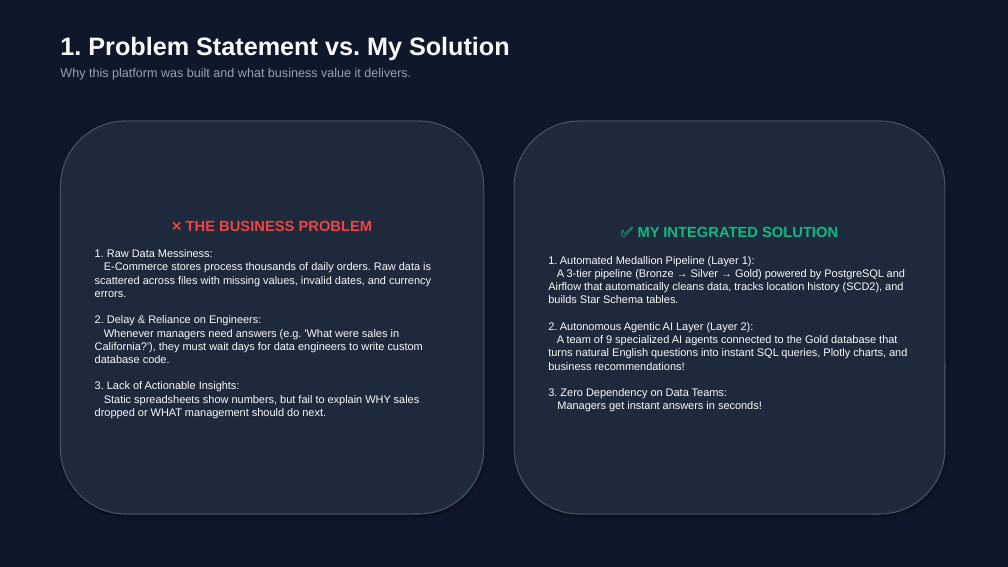
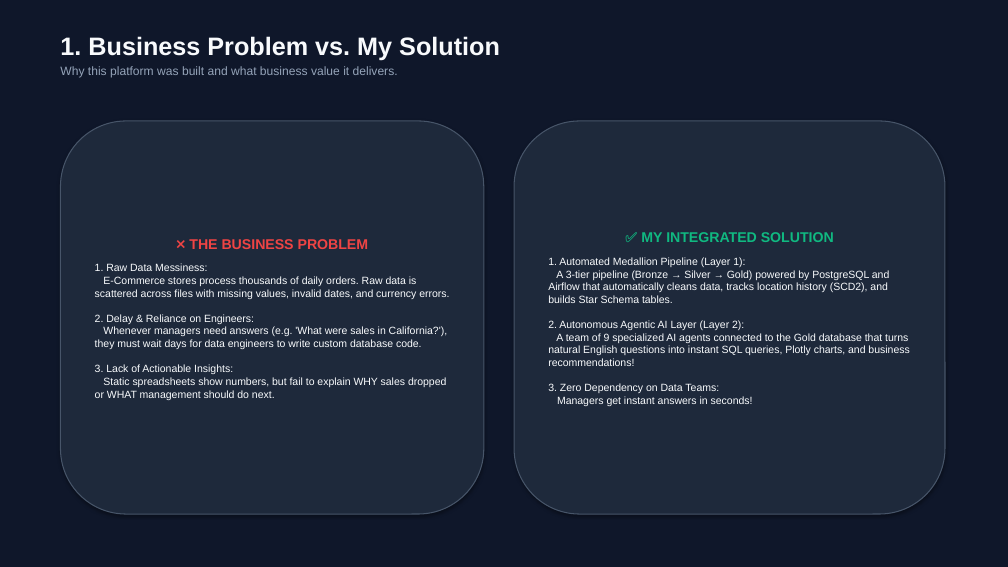
Before and after one commit to Eshaan4/E-COMMERCE-DATA-ENGINEERING-AGENTIC-AI-PLATFORM, a slide deck: slide 2 of ECommerce_Agentic_AI_Presentation.pptx. Drawn at 1008x567 pixels with LibreOffice and Linux fonts; fonts in the diff are those of the drawing. Boxes give left, top, right and bottom in pixels: in the first picture for what was removed or moved away, otherwise in the second. Text is boxed around its words. In the diff, an @@ line names an element or a change of style, - is before the commit and + after.

```diff
--- a/ECommerce_Agentic_AI_Presentation.pptx
+++ b/ECommerce_Agentic_AI_Presentation.pptx
@@ text at (60,36,500,61): text changed @@
-1. Problem Statement vs. My Solution
+1. Business Problem vs. My Solution
@@ text at (60,66,398,78): size 12 to 11.5 pt in "Why this platform was built and what ..."; less space between paragraphs @@
@@ rounded rectangle "❌ THE BUSINESS PROBLEM" at (60,121,484,514): size 14 to 13.5 pt in "❌ THE BUSINESS PROBLEM"; size 10.5 to 10 pt; less space between paragraphs @@
@@ rounded rectangle "✅ MY INTEGRATED SOLUTION" at (514,121,945,514): size 14 to 13.5 pt in "✅ MY INTEGRATED SOLUTION"; size 10.5 to 10 pt; less space between paragraphs @@
```
Also in this commit, not shown: 7 other slides changed, 2 slides added, 6 other files.
